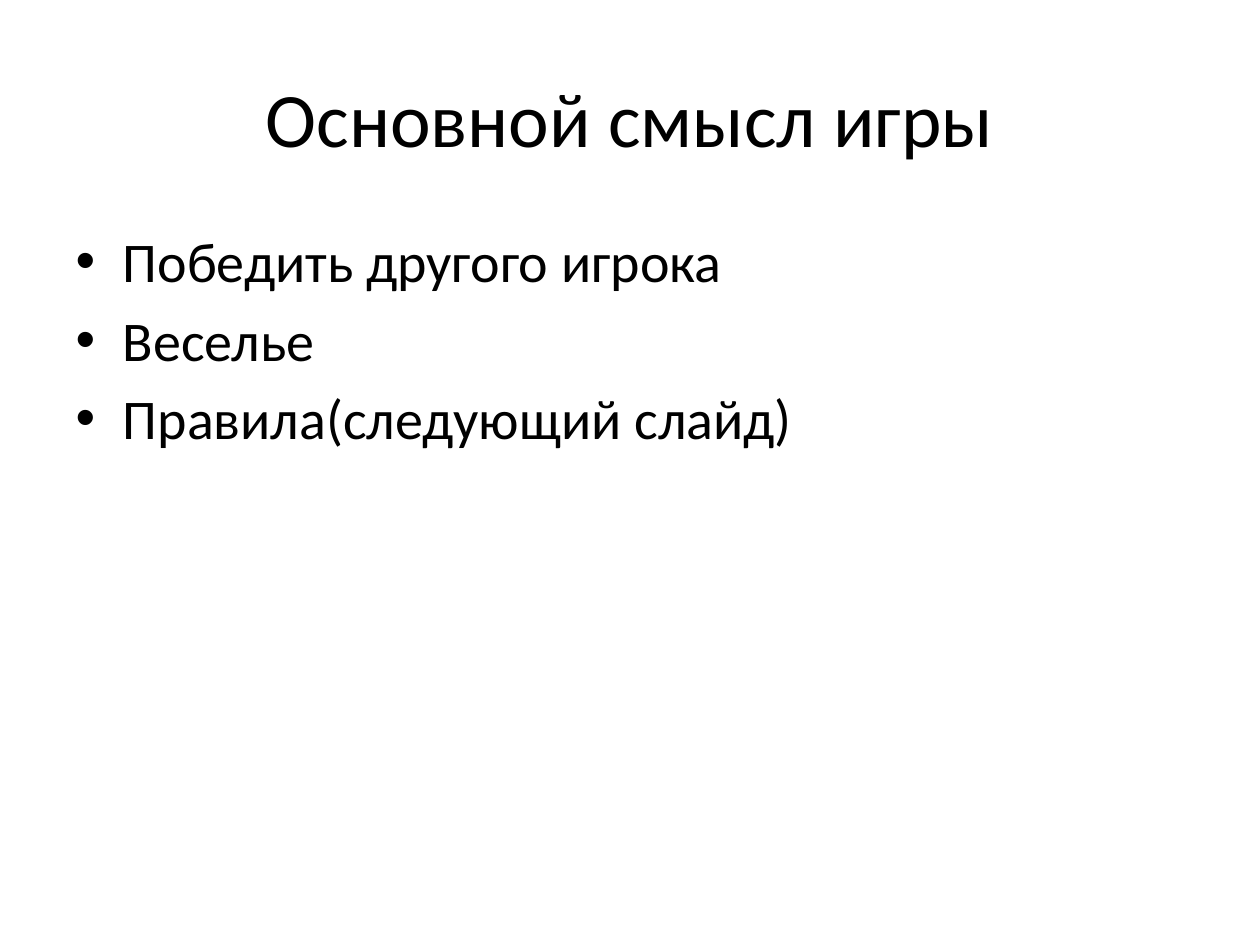
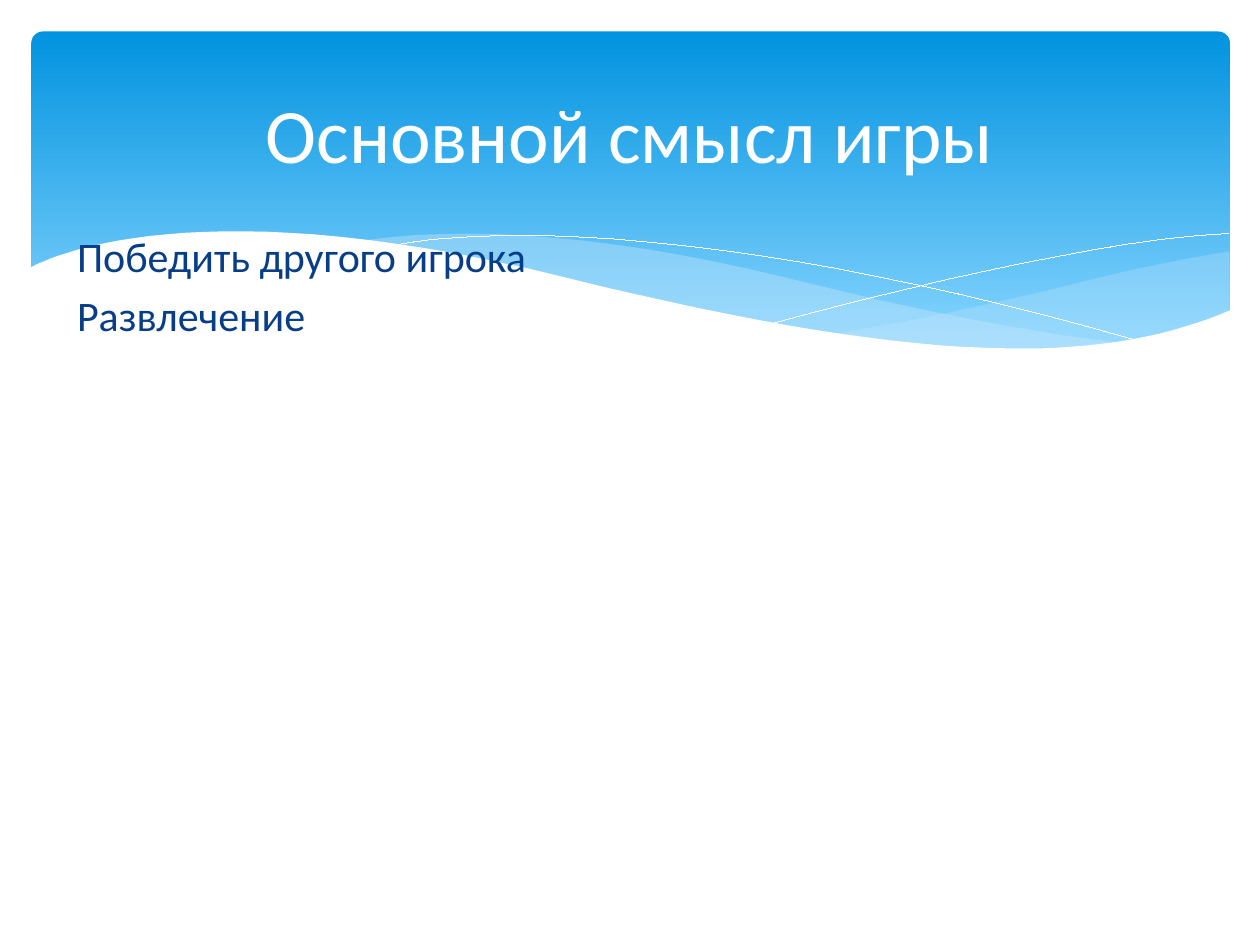
Before and after one commit to NikitaYandex/Project_pygame, a slide deck: slide 2 of Проект pygame.pptx. Drawn at 1260x945 pixels with LibreOffice and Linux fonts; fonts in the diff are those of the drawing. Boxes give left, top, right and bottom in pixels: in the first picture for what was removed or moved away, otherwise in the second. Text is boxed around its words. In the diff, an @@ line names an element or a change of style, - is before the commit and + after.

```diff
--- a/Проект pygame.pptx
+++ b/Проект pygame.pptx
@@ rounded rectangle added at [32,32,1230,372], fill gradient #0293E0 to #83D3FE @@
@@ title "Основной смысл игры": place and size @@
-title "Основной смысл игры" at [266,95,993,160]
+title "Основной смысл игры" at [266,111,993,176]
@@ title "Основной смысл игры" at [266,111,993,176]: text colour #000000 to #FFFFFF @@
@@ group added at [29,232,1231,415]: 5 freeform shapes @@
@@ text at [77,238,526,283]: size 32 to 24 pt, text colour #000000 to #073E87 in "Победить другого игрока"; bullet • to none; less space between paragraphs @@
@@ text at [77,304,305,332]: text changed; size 32 to 24 pt; text colour #000000 to #073E87 @@
-• Веселье
-• Правила(следующий слайд)
+Развлечение
```
Also in this commit, not shown: 10 other slides changed, 1 other file.
